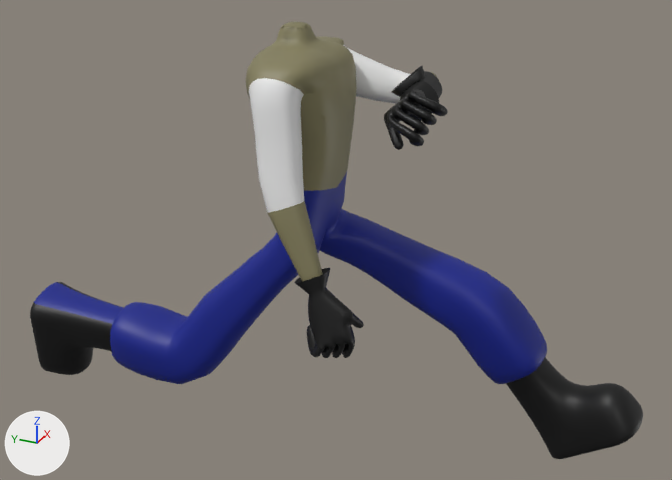
Two versions of the Blender file Blender Files/business_body_arm_rig_weirdwatch.blend, one commit apart.
The view is the same before and after, from a 50 mm lens placed at (-19.64, -10.74, 3.44), pointed at (-0.08, -1.94, -6.34). Arrows for +X, +Y and +Z are at lower left; the lights stay in place. Both versions are drawn at frame 99 of the action 'run_watchengage'; the numbers are the values there.

Objects in the first picture: 'body'.
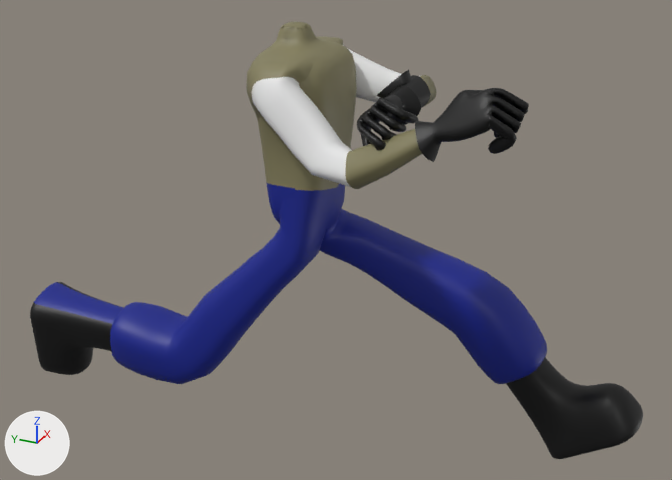
Boxes [x1, y1, x2, y2] around the edits, measured in the pictures (672 x 480 px):
'body', posed: [30, 21, 643, 459] in both
bone 'upper_arm.L', root to tip: before (335, 61) to (417, 95); after (335, 61) to (413, 98)
bone 'forearm.L', root to tip: before (417, 95) to (414, 98); after (413, 98) to (396, 103)
bone 'upper_arm.R', root to tip: before (274, 93) to (299, 194); after (274, 93) to (349, 158)
bone 'forearm.R', root to tip: before (299, 194) to (314, 278); after (349, 158) to (424, 136)

The change in detail:
Bone 'upper_arm.L' (bone_upper_arm_l) turns from (73, 15, -2) to (80, 18, -1) degrees about its own x, y and z.
Bone 'forearm.L' (bone_forearm_l) turns from (101, -2, 53) to (103, -2, 53) degrees about its own x, y and z.
Bone 'upper_arm.R' (bone_upper_arm_r) turns from (14, -7, 52) to (53, 5, 46) degrees about its own x, y and z.
Bone 'forearm.R' (bone_forearm_r) turns from (15, -8, 2) to (67, 2, -18) degrees about its own x, y and z.
